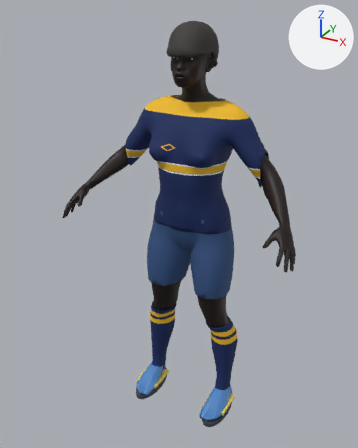
A saved change to the Blender file assets_src/blend/uddy_attacker_b.blend.
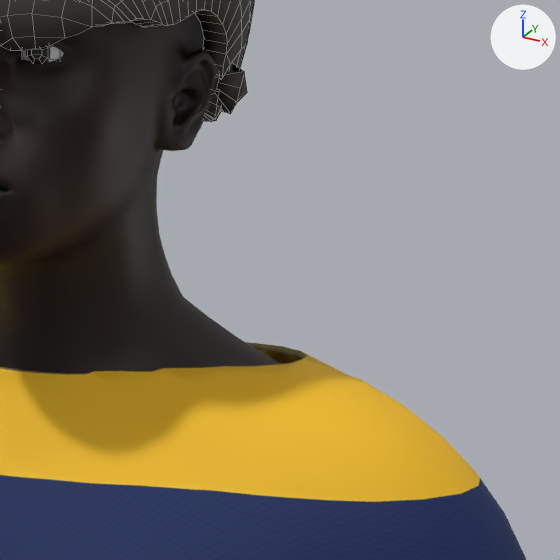
The first picture shows the older version from a 50 mm lens placed at (0.891, -1.766, 1.747), pointed at (-0.035, -0.083, 0.906). The close-ups show the older and then the newer version on the part from 51% to 73% of the width and 11% to 28% of the height of that picture. Only the edits that show in the close-ups are written down. Arrows for +X, +Y and +Z are at upper right; the lights stay in place. The close-ups show mesh edges as thin lines.

Before the edit, the objects in view are built like this:
```python
mat_uddy_attacker_b_mat_hair = principled_material('uddy_attacker_b_mat_hair')
mat_uddy_attacker_b_mat_hair.base_color = (0.04, 0.035, 0.03)  # dark grey #383530
mat_uddy_attacker_b_mat_hair.roughness = 0.72
me_uddy_attacker_b_body = bpy.data.meshes.new('uddy_attacker_b_body')
me_uddy_attacker_b_body.from_pydata(...)  # 13380 vertices, 13378 faces; spans x -0.51..0.51, y -0.31..0.1, z 0.02..1.68
me_uddy_attacker_b_body.polygons.foreach_set('use_smooth', [True] * 13378)
me_uddy_attacker_b_body.materials.append(mat_uddy_attacker_b_mat_skin)  # picture img_uddy_attacker_b_skin
me_uddy_attacker_b_hair = bpy.data.meshes.new('uddy_attacker_b_hair')
me_uddy_attacker_b_hair.from_pydata(...)  # 1156 vertices, 1146 faces; spans x -0.094..0.093, y -0.154..0.07, z 1.531..1.699
me_uddy_attacker_b_hair.polygons.foreach_set('use_smooth', [True] * 1146)
me_uddy_attacker_b_hair.materials.append(mat_uddy_attacker_b_mat_hair)  # dark grey #383530
me_uddy_attacker_b_jersey = bpy.data.meshes.new('uddy_attacker_b_jersey')
me_uddy_attacker_b_jersey.from_pydata(...)  # 4042 vertices, 4046 faces; spans x -0.303..0.303, y -0.177..0.101, z 0.905..1.418
me_uddy_attacker_b_jersey.polygons.foreach_set('use_smooth', [True] * 4046)
me_uddy_attacker_b_jersey.materials.append(mat_uddy_attacker_b_mat_jersey)  # picture img_uddy_attacker_b_jersey
ob_uddy_attacker_b_body = bpy.data.objects.new('uddy_attacker_b_body', me_uddy_attacker_b_body)
ob_uddy_attacker_b_body.location = (0.0, 0.0, 0.0)
ob_uddy_attacker_b_hair = bpy.data.objects.new('uddy_attacker_b_hair', me_uddy_attacker_b_hair)
ob_uddy_attacker_b_hair.location = (0.0, 0.0, 0.0)
ob_uddy_attacker_b_jersey = bpy.data.objects.new('uddy_attacker_b_jersey', me_uddy_attacker_b_jersey)
ob_uddy_attacker_b_jersey.location = (0.0, 0.0, 0.0)
```
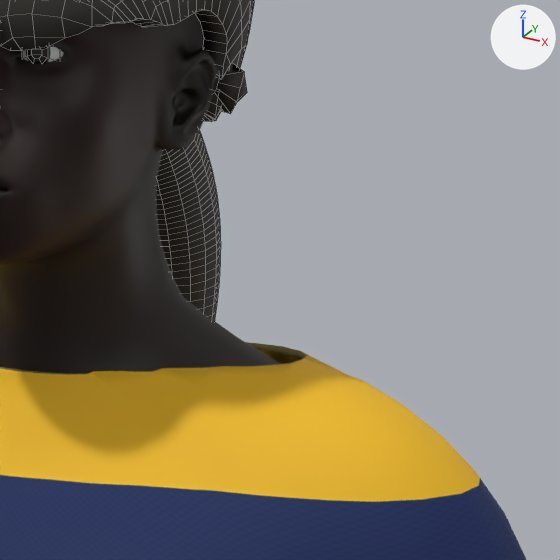
Boxes (x1, y1, x2, y2) around the edits, measured in the close-ups (560 x 560 px):
```json
{"object": "uddy_attacker_b_ponytail", "change": "added", "after": [157, 130, 221, 321]}
```

Scene script edits in JSON lines:
```json
{"op": "set", "path": "mat_uddy_attacker_b_mat_hair.base_color", "old": "(0.04, 0.035, 0.03)", "new": "(0.03, 0.025, 0.02)", "note": "dark grey #383530 -> dark grey #302c27"}
{"op": "add", "block": "me_uddy_attacker_b_ponytail_curve", "code": ["me_uddy_attacker_b_ponytail_curve = bpy.data.meshes.new('uddy_attacker_b_ponytail_curve')", "me_uddy_attacker_b_ponytail_curve.from_pydata(...)  # 928 vertices, 908 faces; spans x -0.027..0.027, y 0.011..0.122, z 1.357..1.564", "me_uddy_attacker_b_ponytail_curve.polygons.foreach_set('use_smooth', [True] * 908)", "me_uddy_attacker_b_ponytail_curve.materials.append(mat_uddy_attacker_b_mat_hair)  # dark grey #302c27"]}
{"op": "add", "block": "ob_uddy_attacker_b_ponytail", "code": ["ob_uddy_attacker_b_ponytail = bpy.data.objects.new('uddy_attacker_b_ponytail', me_uddy_attacker_b_ponytail_curve)", "ob_uddy_attacker_b_ponytail.location = (0.0, 0.0, 0.0)"]}
```
